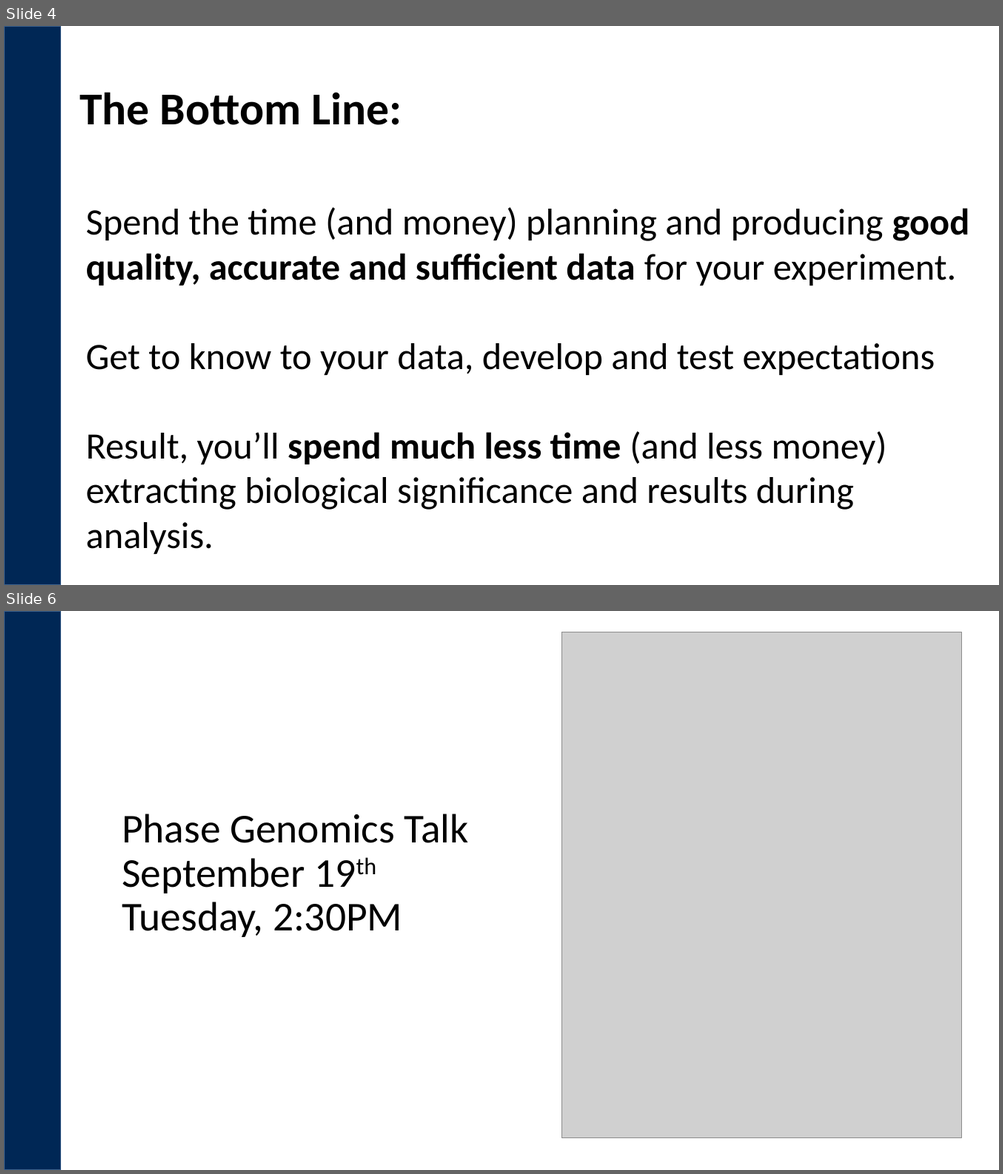
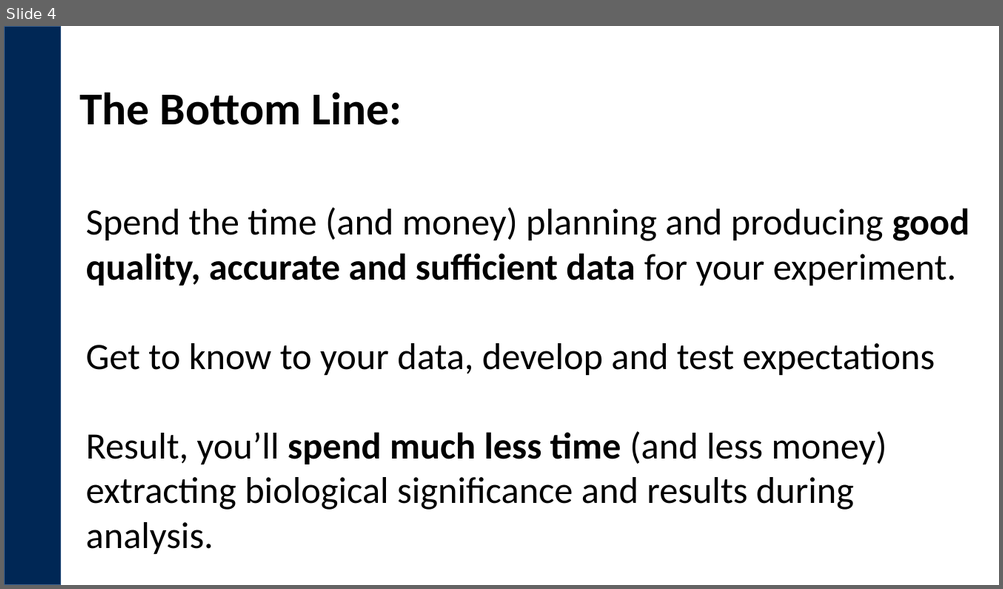
Before and after one commit to ucdavis-bioinformatics-training/2017_2018-single-cell-RNA-sequencing-Workshop-UCD_UCB_UCSF, a slide deck: wednesday/Closing_Thoughts.pptx. Shown one above the other, each under a label of ours: slides 4 and 6 before the commit, slide 4 after it; the slides between them are not shown. The pictures are 1003x1174 and 1003x589 pixels, drawn with LibreOffice and Linux fonts; fonts in the diff are those of the drawing; grey boxes stand for pictures; background and template pictures are left out. Boxes give left, top, right and bottom in pixels: in the first picture for what was removed or moved away, otherwise in the second. Text is boxed around its words. In the diff, an @@ line names an element or a change of style, - is before the commit and + after.

```diff
--- a/wednesday/Closing_Thoughts.pptx
+++ b/wednesday/Closing_Thoughts.pptx
@@ slide 6 removed at (4, 611, 999, 1170), background #FFFFFF; not listed: 1 template element that a slide beside it also shows @@
@@ picture removed at (561, 632, 962, 1139) @@
@@ title removed at (122, 814, 469, 937) @@
-Phase Genomics Talk
-September 19th
-Tuesday, 2:30PM
```
Also in this commit, not shown: 1 slide changed, 1 other slide removed, 3 other files.
